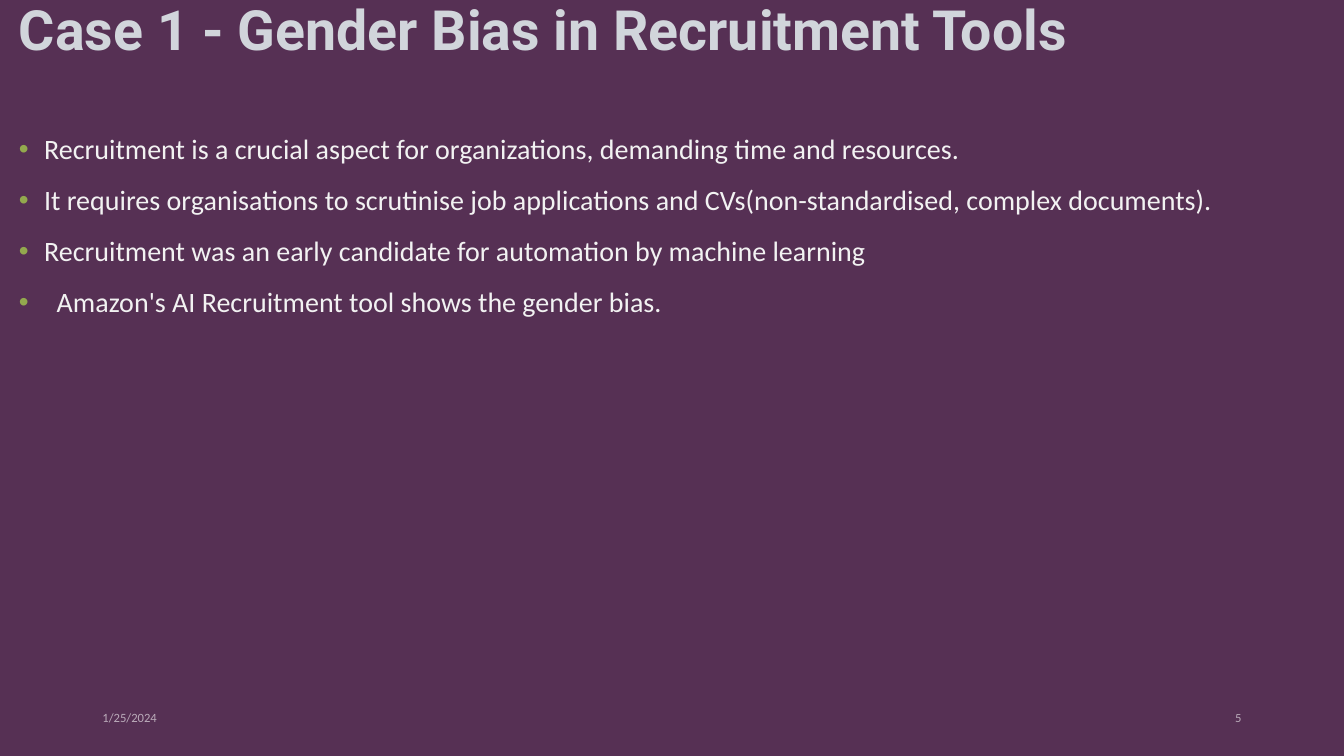
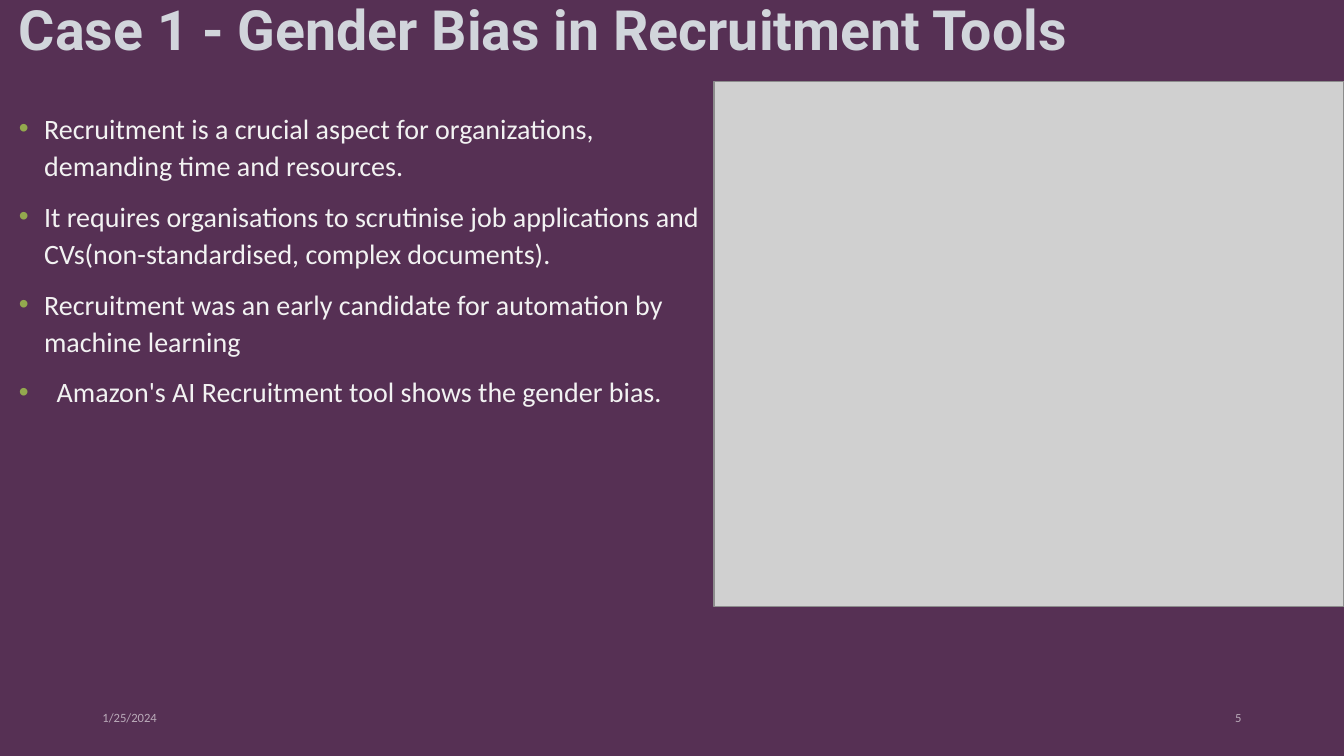
Before and after one commit to prabal5ghosh/UCA-SEMESTER-2-M1, a slide deck: slide 5 of ethics/Exam Presentation/Prbal_ghosh_ethics.pptx. Drawn at 1344x756 pixels with LibreOffice and Linux fonts; fonts in the diff are those of the drawing; grey boxes stand for pictures; background and template pictures are left out. Boxes give left, top, right and bottom in pixels: in the first picture for what was removed or moved away, otherwise in the second. Text is boxed around its words. In the diff, an @@ line names an element or a change of style, - is before the commit and + after.

```diff
--- a/ethics/Exam Presentation/Prbal_ghosh_ethics.pptx
+++ b/ethics/Exam Presentation/Prbal_ghosh_ethics.pptx
@@ picture added at [714, 82, 1344, 607] @@
@@ text "Recruitment is a crucial aspect ..." rewrapped from [44, 139, 1211, 317] to [44, 119, 699, 407] @@
```
Also in this commit, not shown: 5 other slides changed, 11 other files.
